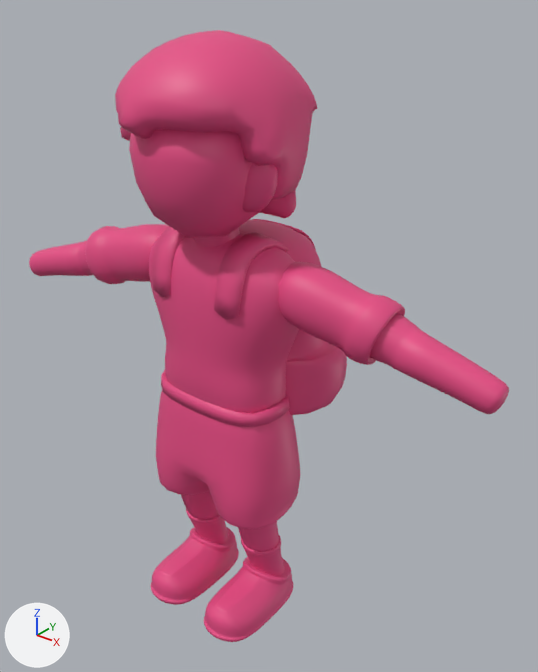
A saved change to the glTF model public/models/AdventurerAnimatedExport.glb.
The view is the same before and after, from a 50 mm camera at (4.2, -4.62, 6.03) aimed at (0.22, 0.36, 2.94). The lights are fixed; the arrows at lower left show +X, +Y and +Z. Where no turn or scale is listed for an object, it has been applied to the vertices.

Before the edit, the objects in view are built like this:
```python
ob_cube = bpy.data.objects.new('Cube', me_cube_001)
ob_cube.location = (0.0, 0.0, 0.0)
ob_cube_002 = bpy.data.objects.new('Cube.002', me_cube_003)
ob_cube_002.location = (0.0, 0.0, 0.0)
ob_cube_003 = bpy.data.objects.new('Cube.003', me_cube_004)
ob_cube_003.location = (0.0, 0.0, 0.0)
ob_cube_004 = bpy.data.objects.new('Cube.004', me_cube_007)
ob_cube_004.location = (0.0, 0.0, 0.0)
ob_cube_007 = bpy.data.objects.new('Cube.007', me_cube_010)
ob_cube_007.location = (0.0, 0.0, 0.0)
ob_cube_011 = bpy.data.objects.new('Cube.011', me_cube_014)
ob_cube_011.location = (0.0, 0.0, 0.0)
ob_cube_012 = bpy.data.objects.new('Cube.012', me_cube_015)
ob_cube_012.location = (0.0, 0.0, 0.0)
ob_cube_014 = bpy.data.objects.new('Cube.014', me_cube_017)
ob_cube_014.location = (0.0, 0.0, 0.0)
ob_cube_016 = bpy.data.objects.new('Cube.016', me_cube_006)
ob_cube_016.location = (0.0, 0.0, 0.0)
# also in view: 'Cube.008' at (0.0, -0.07, 3.75); 'Cube.010' at (0.0, -0.05, 2.47); 'Cube.013' at (0.0, -0.04, 0.89); 'Cube.005' at (0.0, -0.22, 4.59)
```
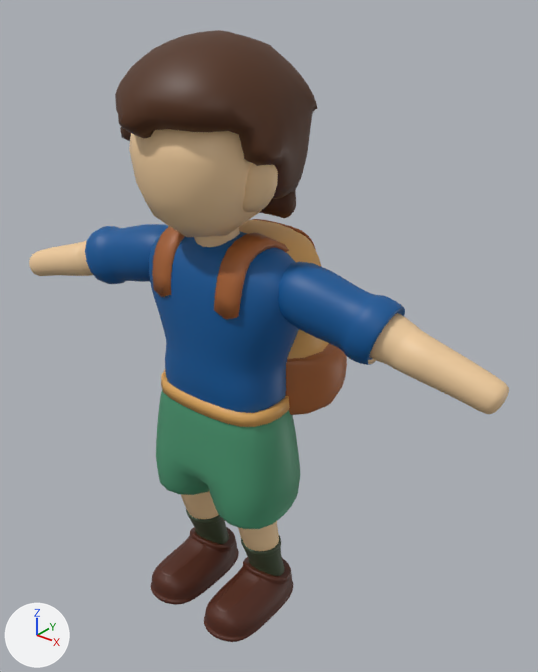
Diff of the bpy script that builds the scene:
```diff
--- a/public/models/AdventurerAnimatedExport.glb.py
+++ b/public/models/AdventurerAnimatedExport.glb.py
@@ img_spiekadventurertexturenew_basecolor @@
+img_spiekadventurertexturenew_basecolor = load_image('SpiekAdventurerTextureNew_BaseColor', '_unpacked/SpiekAdventurerTextureNew_BaseColor', 2048, 2048, 'sRGB')
@@ mat_base @@
 mat_base = principled_material('Base')
-mat_base.base_color = (0.8, 0.0722, 0.234)  # pink #e74c85
+mat_base.texture = img_spiekadventurertexturenew_basecolor
```

What differs and where, as boxes (x1, y1, x2, y2) in the pictures (538 x 672 px):
'Cube.004', surface changed
    both: (115, 30, 317, 218)
'Cube', surface changed (pink to blue)
    both: (149, 231, 299, 413)
'Cube.016', surface changed
    both: (278, 262, 509, 414)
'Cube.002', surface changed (pink to green)
    both: (156, 390, 300, 529)
'Cube.003', surface changed
    both: (129, 129, 262, 237)
'Cube.011', surface changed
    both: (151, 527, 293, 642)
'Cube.007', surface changed
    both: (239, 220, 347, 415)
'Cube.012', surface changed
    both: (29, 224, 168, 284)
'Cube.008', surface changed
    both: (152, 226, 289, 319)
'Cube.010', surface changed
    both: (161, 370, 290, 427)
'Cube.014', surface changed (pink to black)
    both: (186, 509, 285, 576)
'Cube.013', surface changed
    both: (181, 491, 279, 551)
'Cube.005', surface changed
    both: (242, 163, 278, 213)
'Cube.006', surface changed (red to brown)
    both: (194, 227, 240, 247)
'Cube.009', surface changed
    both: (252, 219, 316, 250)
